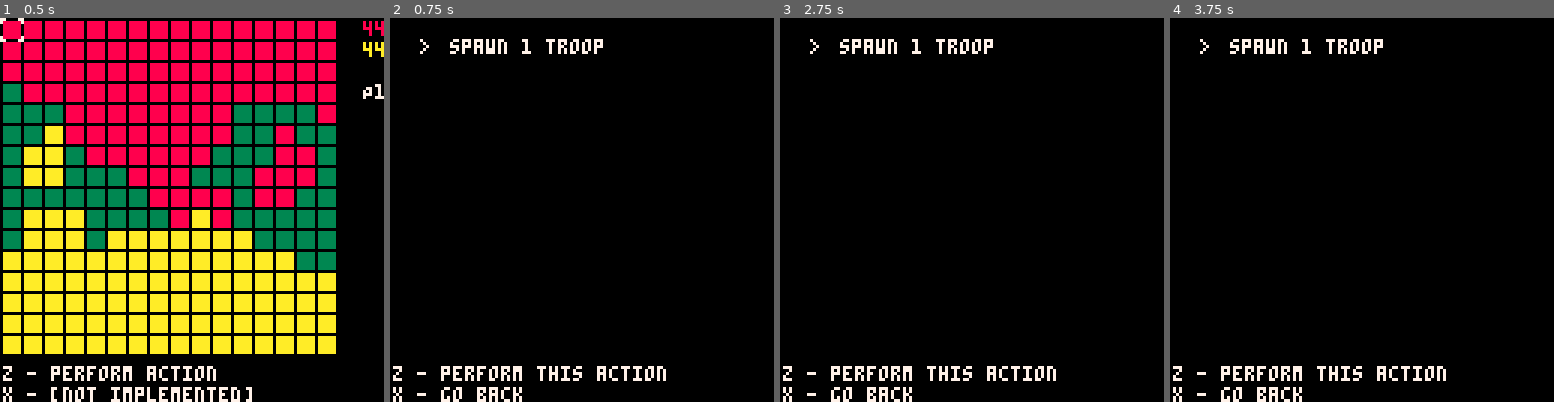
Above: before the commit, frames 1-4 (left to right).
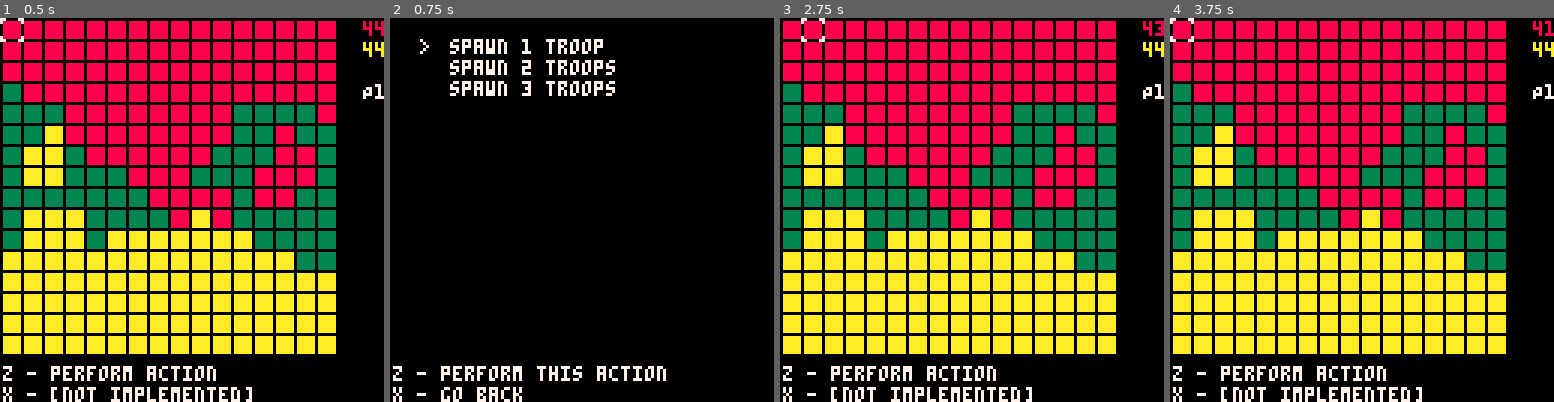
Above: after the commit, the same moments.

Repository: CicadaCinema/Shapebase
Game: PICO-8 cartridge main.p8
The game is run twice, just before and just after one commit, with the same random seed, the same clock (stepped at 60 frames per second) and the same inputs.
Inputs:
- Up to frame 1 (0.5 s): tap X (X key) at 0.33 s
- Up to frame 2 (0.75 s): tap O (Z key) at 0.7 s
- Up to frame 3 (2.75 s): tap X (X key) at 1.07, 1.85 s; hold Right 1.6-2.1 s; tap O (Z key) at 1.7, 2.1, 2.5 s; hold Up 2.15-2.42 s; hold Right from 2.47 s (still down)
- Up to frame 4 (3.75 s): tap O (Z key) at 2.9, 3.3, 3.7 s; tap X (X key) at 2.97 s; release Right at 3.03 s; hold Left 3.08-3.58 s; hold Down from 3.63 s (still down)

Frame 1 is identical in both runs. In frame 2, 1.5% of the frame differs, in the area x 15-59%, y 10-21%; in frame 3, 58%, in the area x 0-100%, y 0-100%; in frame 4, 58%.

Commit message:
make actions menu better

Diff:
--- a/main.p8
+++ b/main.p8
@@ -4,7 +4,7 @@
 
 function _init()
 	current_player = 1
-	-- action id (or 0 for action select menu), options
+	-- action id (or 0 for action select menu), options for actions user could pick (action table)
 	current_action = {nil, {}}
 	action_cursor_pos = 1
 
@@ -15,7 +15,11 @@
 	-- actions[n][m] - n = territory (home, no man's land, enemy), m = foreground sprite
 	actions = {{},{},{}}
 	-- double brackets used because this is actually a list of actions for those criteria
-	actions[1][9] = {{"spawn 1 troop", 1}}
+	actions[1][9] = {
+		{"spawn 1 troop", 1},
+		{"spawn 2 troops", 2},
+		{"spawn 3 troops", 3}
+	}
 
 	no_action = {"no action available", 0}
 
@@ -89,7 +93,7 @@
 
 			-- fill list of possible actions
 			for i=1,#available_actions do
-				current_action[2][i] = available_actions[i][1]
+				current_action[2][i] = available_actions[i]
 			end
 		-- if user is interacting with map screen
 		else
@@ -109,8 +113,18 @@
 	else
 		-- if user wants to enter map screen
 		if (btnp(5)) then
-			current_action[1] = nil
-		-- if user is interacting with menu screen
+			current_action = {nil, {}}
+		-- if user has picked an action
+		elseif (btnp(4)) then
+			-- deduct player points
+			player_points[current_player] -= current_action[2][action_cursor_pos][2]
+
+			-- BIG ACTION IF STATEMENT GOES HERE
+
+			-- go back to map screen
+			current_action = {nil, {}}
+
+		-- if user is choosing an action
 		else
 			-- change action cursor position
 			if (btnp(2)) action_cursor_pos -= 1
@@ -161,7 +175,7 @@
 	else
 		-- display list of possible actions
 		for i=1,#current_action[2] do
-			print(current_action[2][i], 20, 7*i, 7)
+			print(current_action[2][i][1], 20, 7*i, 7)
 		end
 
 		-- display action cursor
